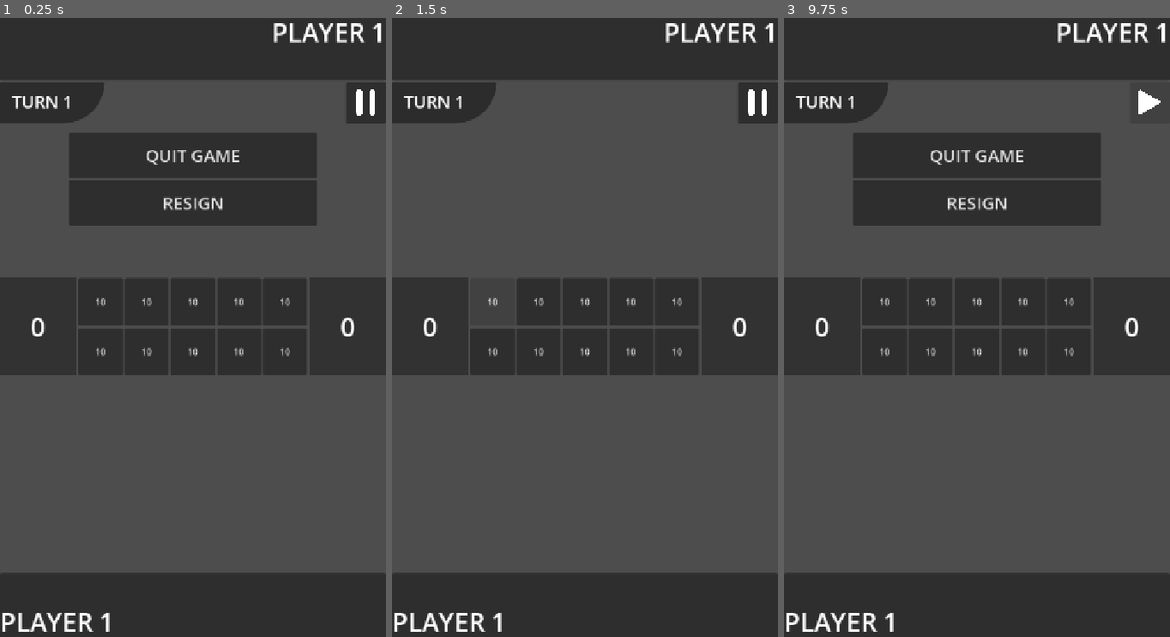
Above: before the commit, frames 1-3 (left to right).
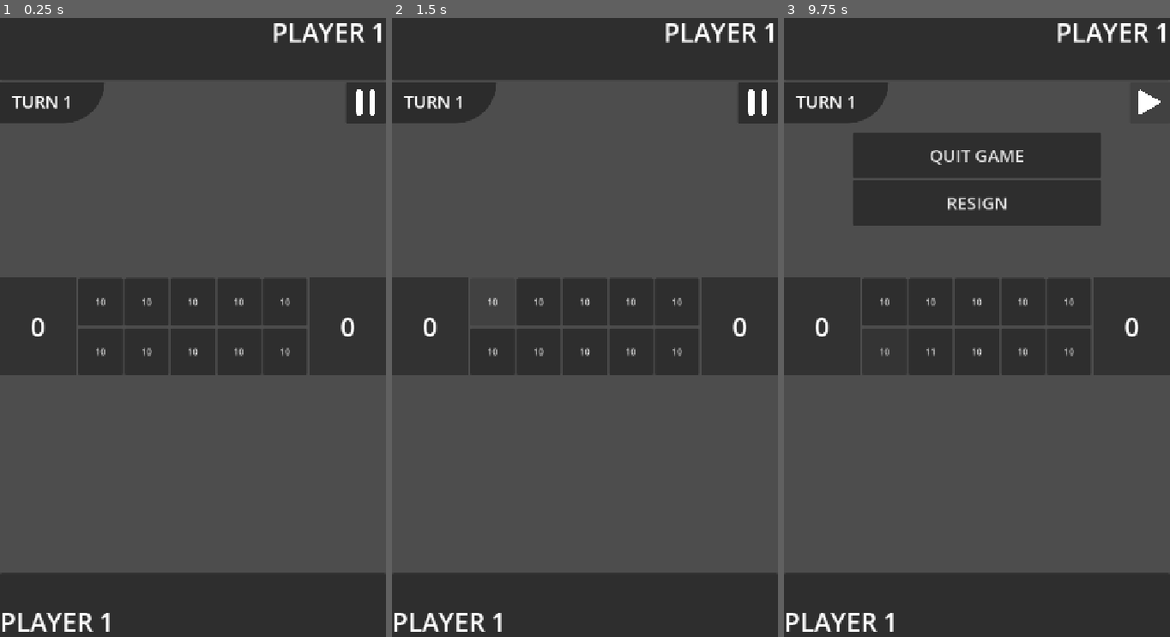
Above: after the commit, the same moments.

Repository: LeYohan-rgb/trad-games-hub
Game: Godot game, scene res://Scenes/adjiboto_room.tscn
The game is run twice, just before and just after one commit, with the same random seed, the same clock (stepped at 60 frames per second) and the same inputs. This scene is started directly instead of the project's main scene.
Inputs (mouse positions are in pixels of both pictures, inside the frame that each line leads up to):
- Up to frame 1 (0.25 s): no input
- Up to frame 2 (1.5 s): click (585, 203) at 0.5 s, where only the run before the commit has a clickable "RESIGN"; click "10" at 1.25 s
- Up to frame 3 (9.75 s): click "10" at 2 s; click "10" at 2.75 s; click "10" at 3.5 s; click "10" at 4.25 s; click "10" at 5 s; click "10" at 5.75 s; click "10" (after the commit: "11") at 6.5 s; click "10" at 7.25 s; click "10" at 8 s; click "10" at 8.75 s; click (1150, 104) at 9.5 s

The runs differ from the first frame. In frame 1, 9.1% of the frame differs, in the area x 18-82%, y 18-34%; in frame 2, nothing differs; in frame 3, less than 0.1%.
Error before the commit: Out of bounds get index '0' (on base: 'Array[String]') (res://Scripts/adjiboto_room.gd:73)
Error after the commit: Out of bounds get index '0' (on base: 'Array[String]') (res://Scripts/adjiboto_room.gd:75)

Commit message:
Fixed a bug where the client disconnection wasnt detected

Diff:
--- a/Scenes/adjiboto_room.tscn
+++ b/Scenes/adjiboto_room.tscn
@@ -35,6 +35,24 @@
 grow_vertical = 2
 theme_override_font_sizes/font_size = 48
 text = "PLAYER 1"
+horizontal_alignment = 1
+vertical_alignment = 1
+
+[node name="disconnected_lbl" type="Label" parent="player_2_panel" unique_id=406928572]
+visible = false
+layout_mode = 1
+anchors_preset = 7
+anchor_left = 0.5
+anchor_top = 1.0
+anchor_right = 0.5
+anchor_bottom = 1.0
+offset_left = -355.0
+offset_top = -43.0
+offset_right = 355.0
+grow_horizontal = 2
+grow_vertical = 0
+theme_override_font_sizes/font_size = 25
+text = "Player disconnected."
 horizontal_alignment = 1
 vertical_alignment = 1
 
@@ -71,6 +89,7 @@
 expand_icon = true
 
 [node name="pause_panel" type="VBoxContainer" parent="Control2" unique_id=1228387858]
+visible = false
 layout_mode = 1
 anchors_preset = 8
 anchor_left = 0.5
--- a/Scripts/Global.gd
+++ b/Scripts/Global.gd
@@ -4,10 +4,10 @@
 var game_mode : int = 0 #O IS ONLINE
 var playing_game : int = 0
 var players :Array[String] = []
-var is_debugging : bool = false
-#1 - ADJIBOTO
+var is_debugging : bool = false #ORIGIANL PROPORTION WAS 720 X 1280
 
 
+#1 - ADJIBOTO
 func after_leaving_a_game():
 	players = []
 	playing_game = 0
--- a/Scripts/adjiboto_room.gd
+++ b/Scripts/adjiboto_room.gd
@@ -9,6 +9,7 @@
 @onready var turn_lbl = $Control2/turn_panel/turn_lbl
 @onready var pause_panel = $Control2/pause_panel
 @onready var pause_btn = $Control2/pause_button
+@onready var disconnected_lbl = $player_2_panel/disconnected_lbl
 
 @onready var plr_2_stones_bg = $HBoxContainer/adjiboto_boat_2/ColorRect
 @onready var plr_1_stones_bg = $HBoxContainer/adjiboto_boat_1/ColorRect
@@ -67,7 +68,8 @@
 
 # Called every frame. 'delta' is the elapsed time since the previous frame.
 func _process(delta: float) -> void:
-	pass
+	if opposite_player_disconnected:
+		go_to_player_disconnected_announce()
 
 func set_up():
 	message_label.text = "It's " + Global.players[0] + "'s turn!"
@@ -78,9 +80,13 @@
 		player_1_label.text = Global.players[1]
 		player_2_label.text = Global.players[0]
 
-
 func _on_holes_container_performed_move_on_hole(hole_num: Variant) -> void:
 	if game_paused == true:
+		return
+
+	#CHECK IF THE PLAYER DISCONNECTED
+	if opposite_player_disconnected:
+		message_label.text = "..."
 		return
 
 
@@ -463,6 +469,9 @@
 
 
 func _on_resign_btn_pressed() -> void:
+	if opposite_player_disconnected: #obv if the opp player disconnected, you can't possibly resign
+		return
+
 	if game_paused == true:
 		return
 
@@ -495,15 +504,19 @@
 		return
 
 	reset_all_variables()
+
+	announce_disconnected_player.rpc()
+	multiplayer.multiplayer_peer.close()
 	multiplayer.multiplayer_peer = null
-	announce_disconnected_player.rpc()
-	get_tree().change_scene_to_file("res://Scenes/hosting_room.tscn")
+	get_tree().change_scene_to_file("res://Scenes/game_selector.tscn")
 
 @rpc("any_peer", "call_remote", "reliable")
 func announce_disconnected_player():
 	opposite_player_disconnected = true
 
 func reset_all_variables():
+	opposite_player_disconnected = false
+	disconnected_lbl.hide()
 	pause_panel.hide()
 	pause_btn.icon = load("res://Graphics/general_icons/pause_icon.png")
 	holes_used_in_first_stage = []
@@ -516,8 +529,14 @@
 	game_paused = false
 	Global.after_leaving_a_game()
 
-func _on_peer_disconnected():
-	pass
+func _on_peer_disconnected(id : int) -> void:
+	opposite_player_disconnected = true
 
 func _on_server_disconnected():
-	pass
+	opposite_player_disconnected = true
+
+func go_to_player_disconnected_announce():
+	if opposite_player_disconnected == false:
+		return
+	disconnected_lbl.show()
+	disconnected_lbl.text = Global.players[1] + " disconnected."
--- a/Scripts/hosting_room.gd
+++ b/Scripts/hosting_room.gd
@@ -132,6 +132,10 @@
 
 
 func _on_start_game_button_pressed() -> void:
+	print("START BUTTON PRESSED")
+	print("Multiplayer peer: ", multiplayer.multiplayer_peer)
+	print("Is connected: ", multiplayer.multiplayer_peer.get_connection_status())
+
 	update_global_player_array.rpc(Global.players)
 	begin_game.rpc(Global.playing_game)
 
